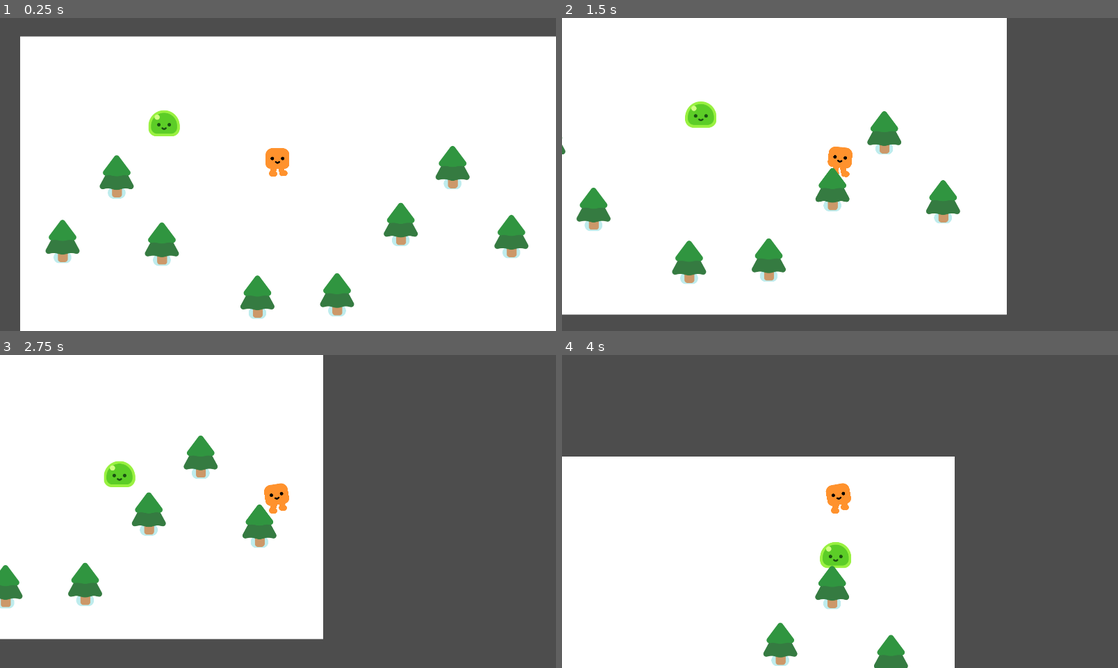
Above: before the commit, frames 1-4 (two rows, left to right).
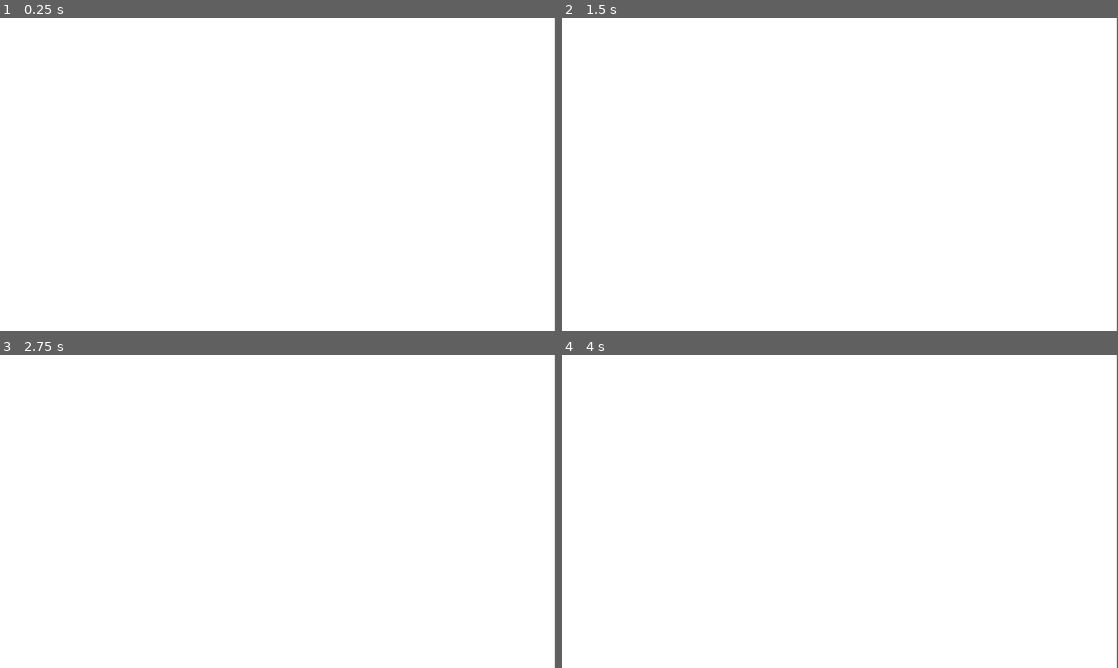
Above: after the commit, the same moments.

Repository: ra1nns/rogue-like-game-Noell-
Game: Godot game, scene res://rogue_game.tscn
Same seed, same stepped clock (60 frames per second), same inputs: the game is played once before the commit and once after it.
Inputs:
- Up to frame 1 (0.25 s): no input
- Up to frame 2 (1.5 s): hold D (move_right) 0.53-1.28 s; hold S (move_down) from 1.28 s (still down)
- Up to frame 3 (2.75 s): release S (move_down) at 2.03 s; hold D (move_right) from 2.03 s (still down)
- Up to frame 4 (4 s): release D (move_right) at 2.78 s; hold W (move_up) 2.78-3.53 s; hold A (move_left) from 3.53 s (still down)

The runs differ from the first frame. In frame 1, 15% of the frame differs, in the area x 0-100%, y 0-100%; in frame 2, 28%; in frame 3, 50%; in frame 4, 54%.

Commit message:
Update on game environment
Added a canvas layer to make sure that the background doesnt go away if you run off the map

Diff:
--- a/rogue_game.tscn
+++ b/rogue_game.tscn
@@ -7,7 +7,9 @@
 [node name="Game" type="Node2D"]
 y_sort_enabled = true
 
-[node name="ColorRect" type="ColorRect" parent="."]
+[node name="CanvasLayer" type="CanvasLayer" parent="."]
+
+[node name="ColorRect" type="ColorRect" parent="CanvasLayer"]
 offset_right = 1916.0
 offset_bottom = 1080.0
 
